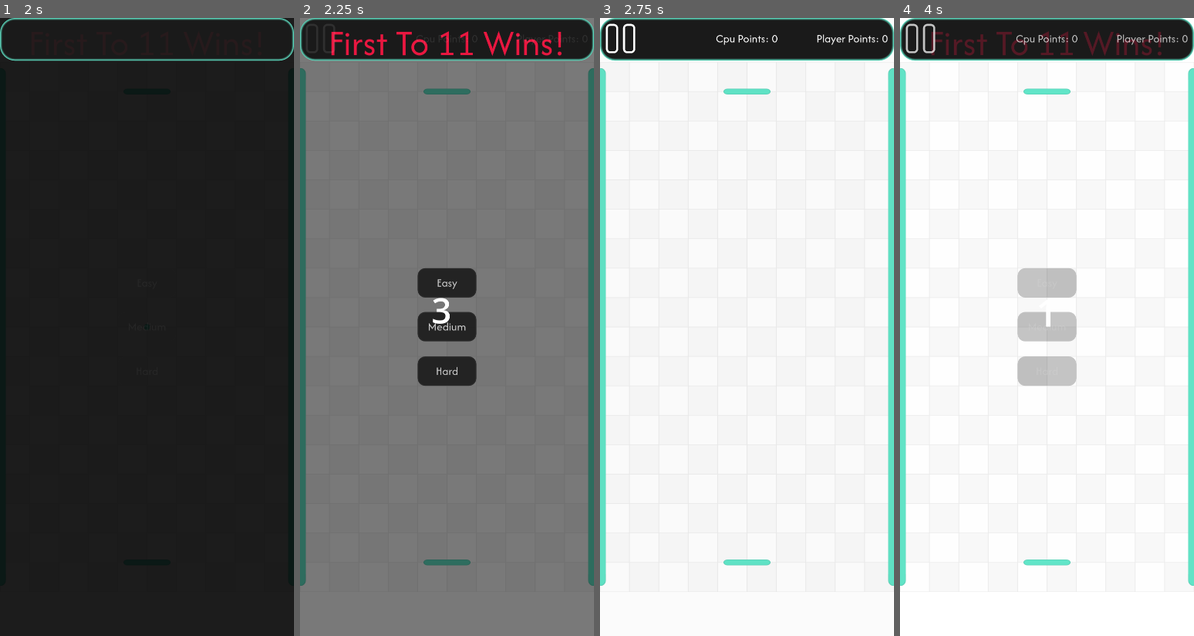
Above: before the commit, frames 1-4 (left to right).
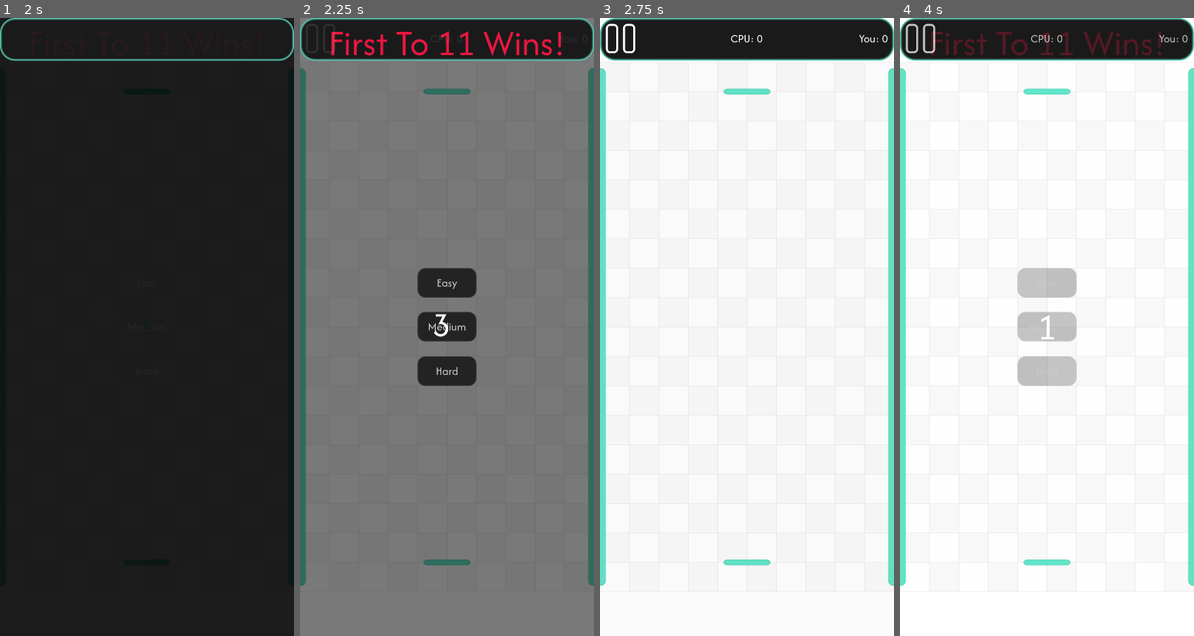
Above: after the commit, the same moments.

Repository: Muneeb1195/paddle-up
Game: Godot game, scene res://Scenes/Main_Menu_UI/main_menu_ui.tscn
Two runs of this game, one before a commit and one after it. Both use one fixed random seed, a clock stepped at 60 frames per second and the inputs below.
Inputs (mouse positions are in pixels of both pictures, inside the frame that each line leads up to):
- Up to frame 1 (2 s): click (147, 413) at 0.5 s; click (91, 271) at 1.25 s
- Up to frame 2 (2.25 s): click "Easy" at 2 s
- Up to frame 3 (2.75 s): no input
- Up to frame 4 (4 s): move the mouse to (1111, 296) at 2.77 s; press the mouse at (1111, 296) at 2.78 s; release the mouse at (1111, 296) at 3.5 s; tap Enter at 3.5 s; drag from (988, 357) to (1047, 48) at 3.52 s

Frame 1 is identical in both runs. In frame 2, 0.2% of the frame differs, in the area x 45-51%, y 45-52%; in frame 3, 0.3%; in frame 4, 0.3%, in the area x 39-94%, y 2-52%.

Commit message:
fix: move pong UI labels into scene tree instead of code-created
Added RallyLabel, SpeedLabel, CountdownLabel as proper scene nodes in
pong_in_game_ui.tscn with correct anchor presets. Script now uses
@onready references instead of creating nodes at runtime.

Diff:
--- a/Scenes/In_Game_UI/pong_in_game_ui.tscn
+++ b/Scenes/In_Game_UI/pong_in_game_ui.tscn
@@ -30,12 +30,64 @@
 [node name="CpuPoints" type="Label" parent="MarginContainer/VBox" index="1"]
 layout_mode = 2
 size_flags_horizontal = 6
-text = "Cpu Points: 0"
+text = "CPU: 0"
 
 [node name="PlayerPoints" type="Label" parent="MarginContainer/VBox" index="2"]
 layout_mode = 2
 size_flags_horizontal = 10
-text = "Player Points: 0"
+text = "You: 0"
+
+[node name="RallyLabel" type="Label" parent="."]
+visible = false
+layout_mode = 3
+anchors_preset = 5
+anchor_left = 0.5
+anchor_right = 0.5
+offset_left = -250.0
+offset_top = 160.0
+offset_right = 250.0
+offset_bottom = 200.0
+grow_horizontal = 2
+theme = SubResource("Theme_l0pw7")
+theme_override_font_sizes/font_size = 32
+text = ""
+horizontal_alignment = 1
+
+[node name="SpeedLabel" type="Label" parent="."]
+visible = false
+layout_mode = 3
+anchors_preset = 5
+anchor_left = 0.5
+anchor_right = 0.5
+offset_left = -250.0
+offset_top = 200.0
+offset_right = 250.0
+offset_bottom = 235.0
+grow_horizontal = 2
+theme = SubResource("Theme_l0pw7")
+theme_override_font_sizes/font_size = 24
+text = ""
+horizontal_alignment = 1
+
+[node name="CountdownLabel" type="Label" parent="."]
+visible = false
+layout_mode = 3
+anchors_preset = 8
+anchor_left = 0.5
+anchor_top = 0.5
+anchor_right = 0.5
+anchor_bottom = 0.5
+offset_left = -250.0
+offset_top = -100.0
+offset_right = 250.0
+offset_bottom = 100.0
+grow_horizontal = 2
+grow_vertical = 2
+theme = SubResource("Theme_l0pw7")
+theme_override_font_sizes/font_size = 128
+text = ""
+horizontal_alignment = 1
+vertical_alignment = 1
 
 [connection signal="mouse_entered" from="MarginContainer/VBox/Pause" to="." method="_on_pause_mouse_entered"]
 [connection signal="mouse_exited" from="MarginContainer/VBox/Pause" to="." method="_on_pause_mouse_exited"]
--- a/Scripts/pong_in_game_ui.gd
+++ b/Scripts/pong_in_game_ui.gd
@@ -9,10 +9,10 @@
 @onready var player: Player = get_tree().get_first_node_in_group("Player")
 @onready var level_pong : LEVELPONG = get_tree().get_first_node_in_group("LevelPong")
 @onready var difficulty_menu: DifficultyMenu = $DifficultyMenu
+@onready var rally_label: Label = $RallyLabel
+@onready var speed_label: Label = $SpeedLabel
+@onready var countdown_label: Label = $CountdownLabel
 
-var _rally_label : Label
-var _speed_label : Label
-var _countdown_label : Label
 var _score_flash_tween : Tween
 
 func _ready() -> void:
@@ -21,88 +21,58 @@
 	difficulty_menu.easy.pressed.connect(_start_game)
 	difficulty_menu.medium.pressed.connect(_start_game)
 	difficulty_menu.hard.pressed.connect(_start_game)
-	_create_rally_ui()
-	_create_speed_ui()
-	_create_countdown_label()
-
-func _create_rally_ui() -> void:
-	_rally_label = Label.new()
-	_rally_label.text = ""
-	_rally_label.horizontal_alignment = HORIZONTAL_ALIGNMENT_CENTER
-	_rally_label.add_theme_font_size_override("font_size", 32)
-	_rally_label.modulate.a = 0.0
-	_rally_label.position = Vector2(300, 50)
-	_rally_label.size = Vector2(400, 40)
-	add_child(_rally_label)
-
-func _create_speed_ui() -> void:
-	_speed_label = Label.new()
-	_speed_label.text = ""
-	_speed_label.horizontal_alignment = HORIZONTAL_ALIGNMENT_CENTER
-	_speed_label.add_theme_font_size_override("font_size", 24)
-	_speed_label.modulate.a = 0.0
-	_speed_label.position = Vector2(300, 90)
-	_speed_label.size = Vector2(400, 30)
-	add_child(_speed_label)
-
-func _create_countdown_label() -> void:
-	_countdown_label = Label.new()
-	_countdown_label.text = ""
-	_countdown_label.horizontal_alignment = HORIZONTAL_ALIGNMENT_CENTER
-	_countdown_label.vertical_alignment = VERTICAL_ALIGNMENT_CENTER
-	_countdown_label.add_theme_font_size_override("font_size", 128)
-	_countdown_label.position = Vector2(250, 900)
-	_countdown_label.size = Vector2(500, 200)
-	add_child(_countdown_label)
 
 func _start_game() -> void:
 	_tween_menu(margin_container,difficulty_menu)
 	fade._unpause_game()
 
 func show_countdown(text : String) -> void:
-	_countdown_label.text = text
-	_countdown_label.scale = Vector2(2.0, 2.0)
-	_countdown_label.modulate.a = 0.0
+	countdown_label.text = text
+	countdown_label.visible = true
+	countdown_label.scale = Vector2(2.0, 2.0)
+	countdown_label.modulate.a = 0.0
 	var tween : Tween = create_tween().set_parallel(true)
-	tween.tween_property(_countdown_label, "scale", Vector2.ONE, 0.3).set_ease(Tween.EASE_OUT).set_trans(Tween.TRANS_BACK)
-	tween.tween_property(_countdown_label, "modulate:a", 1.0, 0.15)
+	tween.tween_property(countdown_label, "scale", Vector2.ONE, 0.3).set_ease(Tween.EASE_OUT).set_trans(Tween.TRANS_BACK)
+	tween.tween_property(countdown_label, "modulate:a", 1.0, 0.15)
 	tween.tween_interval(0.5)
-	tween.chain().tween_property(_countdown_label, "modulate:a", 0.0, 0.15)
+	tween.chain().tween_property(countdown_label, "modulate:a", 0.0, 0.15)
 
 func hide_countdown() -> void:
-	_countdown_label.text = ""
+	countdown_label.text = ""
+	countdown_label.visible = false
 
 func update_rally(count : int) -> void:
 	if count >= 3:
-		_rally_label.text = "Rally: %d" % count
-		_rally_label.modulate.a = 1.0
+		rally_label.text = "Rally: %d" % count
+		rally_label.visible = true
+		rally_label.modulate.a = 1.0
 		if count >= 10:
-			_rally_label.modulate = Color(1, 0.09, 0.267)
+			rally_label.modulate = Color(1, 0.09, 0.267)
 		elif count >= 5:
-			_rally_label.modulate = Color(1, 0.8, 0.2)
+			rally_label.modulate = Color(1, 0.8, 0.2)
 		else:
-			_rally_label.modulate = Color(0.85, 0.85, 0.85)
+			rally_label.modulate = Color(0.85, 0.85, 0.85)
 	else:
-		_rally_label.modulate.a = 0.0
+		rally_label.visible = false
 
 func update_speed_indicator(current_speed : int, base_speed : int) -> void:
 	var ratio : float = float(current_speed) / float(base_speed)
 	if ratio <= 1.0:
-		_speed_label.modulate.a = 0.0
+		speed_label.visible = false
 		return
-	_speed_label.modulate.a = 1.0
+	speed_label.visible = true
 	if ratio >= 2.5:
-		_speed_label.text = ">>> MAX SPEED <<<"
-		_speed_label.modulate = Color(1, 0.09, 0.267)
+		speed_label.text = ">>> MAX SPEED <<<"
+		speed_label.modulate = Color(1, 0.09, 0.267)
 	elif ratio >= 2.0:
-		_speed_label.text = ">> FAST >>"
-		_speed_label.modulate = Color(1, 0.5, 0.0)
+		speed_label.text = ">> FAST >>"
+		speed_label.modulate = Color(1, 0.5, 0.0)
 	elif ratio >= 1.5:
-		_speed_label.text = "> QUICK >"
-		_speed_label.modulate = Color(1, 0.8, 0.2)
+		speed_label.text = "> QUICK >"
+		speed_label.modulate = Color(1, 0.8, 0.2)
 	else:
-		_speed_label.text = "Speeding Up..."
-		_speed_label.modulate = Color(0.85, 0.85, 0.85)
+		speed_label.text = "Speeding Up..."
+		speed_label.modulate = Color(0.85, 0.85, 0.85)
 
 func flash_score(cpu_scored : bool) -> void:
 	if _score_flash_tween and _score_flash_tween.is_valid():
